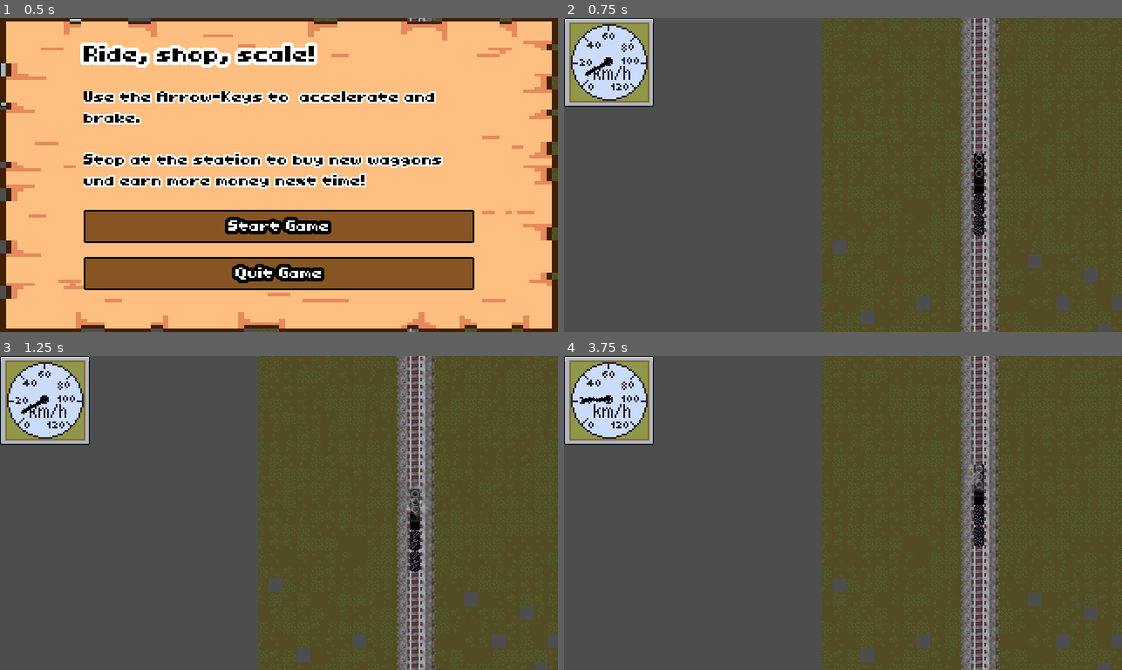
Above: before the commit, frames 1-4 (two rows, left to right).
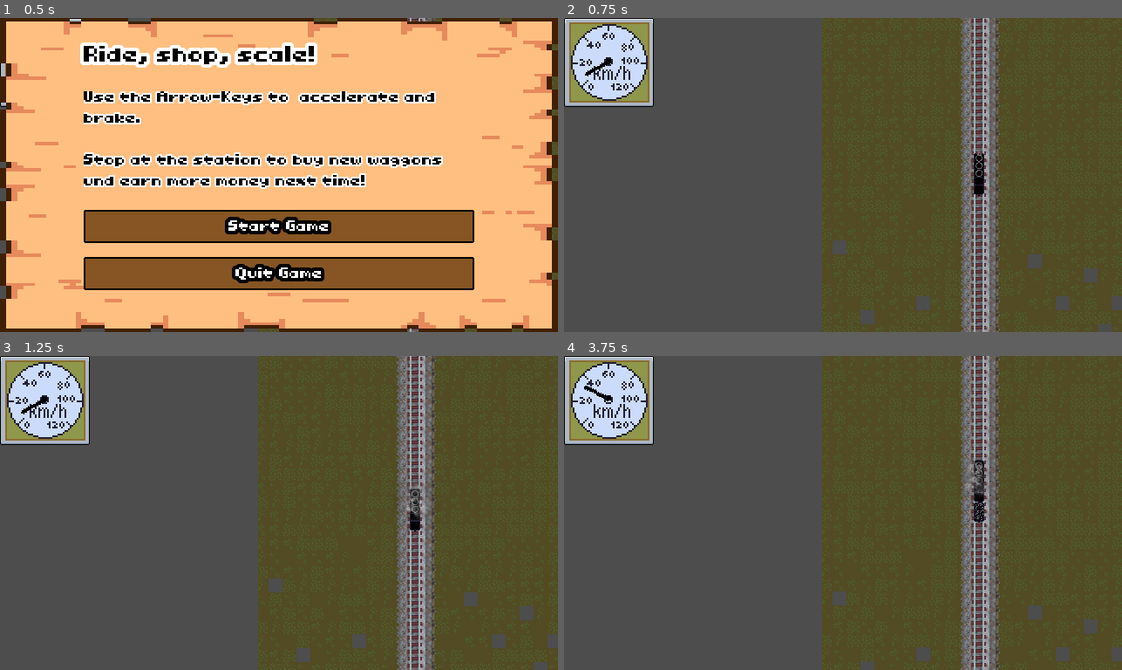
Above: after the commit, the same moments.

Repository: sthoni/gamejamaugust2024
Game: Godot game, scene res://game.tscn
Two runs of this game, one before a commit and one after it. Both use one fixed random seed, a clock stepped at 60 frames per second and the inputs below.
Inputs:
- Up to frame 1 (0.5 s): no input
- Up to frame 2 (0.75 s): click "Start Game" at 0.5 s
- Up to frame 3 (1.25 s): no input
- Up to frame 4 (3.75 s): tap Enter (shop) at 1.25, 1.52, 2.27 s; hold Up (accelerate) 1.28-2.03 s; hold Down (brake) 2.03-2.78 s; hold Up (accelerate) from 2.78 s (still down)

Frame 1 is identical in both runs. In frame 2, 0.2% of the frame differs, in the area x 73-76%, y 56-70%; in frame 3, 0.2%; in frame 4, 12%, in the area x 3-100%, y 0-100%.

Commit message:
Erster Ansatz, damit Waggons auch um Kurven fahren. Noch Fehler und wahrscheinlich sollte das auf höherer Ebene koordiniert werden.

Diff:
--- a/level/level.tscn
+++ b/level/level.tscn
@@ -64,6 +64,7 @@
 [node name="PathFollow2D" type="PathFollow2D" parent="Path2D"]
 position = Vector2(0, 300)
 rotation = -1.5708
+loop = false
 script = ExtResource("7_0v1st")
 
 [node name="Train" parent="Path2D/PathFollow2D" instance=ExtResource("2_kmlf3")]
--- a/train/train.gd
+++ b/train/train.gd
@@ -25,6 +25,8 @@
 @onready var weight: float = 0.0
 @onready var transport_amount: float = 0.0
 @onready var path_to_follow = get_parent()
+
+var paths: Array[PathFollow2D]
 
 func _ready() -> void:
 	$Camera2D.make_current()
@@ -48,15 +50,19 @@
 		sprite.texture = value.sprite
 	if self.is_inside_tree():
 		for member in get_tree().get_nodes_in_group("FreightWaggons"):
-			member.free()
+			member.get_parent().free()
 	var i := 0
 	for item: Item in value.items:
 		weight += item.weight
 		item.apply_effects(self)
-		if item.item_type == Item.ItemType.WAGGON:
+		if item.item_type == Item.ItemType.WAGGON and path_to_follow:
 			var waggon_instance := waggon.instantiate()
-			waggon_instance.position.y = 35 + (i * 24)
-			add_child(waggon_instance)
+			waggon_instance.rotation = deg_to_rad(90)
+			var new_path_to_follow = PathFollow2D.new()
+			paths.append(new_path_to_follow)
+			get_parent().get_parent().add_child.call_deferred(new_path_to_follow)
+			new_path_to_follow.add_child(waggon_instance)
+			path_to_follow.add_child.call_deferred(waggon_instance)
 			waggon_instance.add_to_group("FreightWaggons")
 			i += 1
 			waggon_amount += 1
@@ -126,6 +132,8 @@
 	@warning_ignore("return_value_discarded")
 	if path_to_follow is PathFollow2D:
 		path_to_follow.progress += new_velocity * delta
+		for i in range(paths.size()):
+			paths[i].progress = path_to_follow.progress - (35 + 24 * i)
 	#move_and_slide()
 
 func _check_speed():
--- a/train/train_start.tres
+++ b/train/train_start.tres
@@ -1,16 +1,15 @@
-[gd_resource type="Resource" script_class="TrainStats" load_steps=8 format=3 uid="uid://fdaqrpalijb6"]
+[gd_resource type="Resource" script_class="TrainStats" load_steps=7 format=3 uid="uid://fdaqrpalijb6"]
 
 [ext_resource type="Script" uid="uid://cgja65gcqrs22" path="res://items/item.gd" id="1_3devu"]
 [ext_resource type="Resource" uid="uid://ctonnburlb4xx" path="res://items/freight_waggon.tres" id="2_4ekkb"]
 [ext_resource type="Script" uid="uid://5ij6plew81vy" path="res://train/train_stats.gd" id="2_mbabv"]
 [ext_resource type="Resource" uid="uid://cksgb2n3qsrxj" path="res://items/train_engine_start.tres" id="3_mw0lx"]
 [ext_resource type="Resource" uid="uid://dup4drvtvbvhq" path="res://items/train_traction_start.tres" id="4_ram8m"]
-[ext_resource type="Resource" uid="uid://cfrmlvms1ypmx" path="res://items/freight_huge_waggon.tres" id="5_0rlm4"]
 [ext_resource type="Texture2D" uid="uid://cf1y5qabhp48g" path="res://assets/locomotive.png" id="6_t8rq5"]
 
 [resource]
 script = ExtResource("2_mbabv")
 id = "TrainStart"
-items = Array[ExtResource("1_3devu")]([ExtResource("2_4ekkb"), ExtResource("3_mw0lx"), ExtResource("4_ram8m"), ExtResource("5_0rlm4")])
+items = Array[ExtResource("1_3devu")]([ExtResource("2_4ekkb"), ExtResource("3_mw0lx"), ExtResource("4_ram8m")])
 start_velocity = 5.0
 sprite = ExtResource("6_t8rq5")
